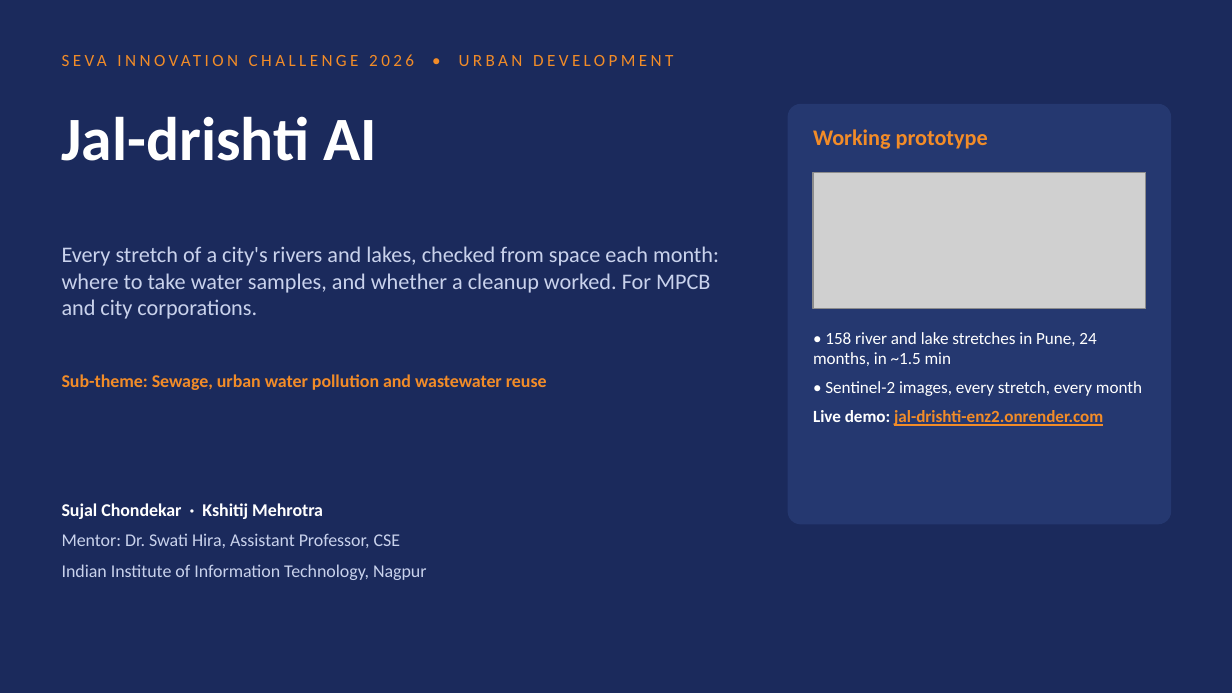
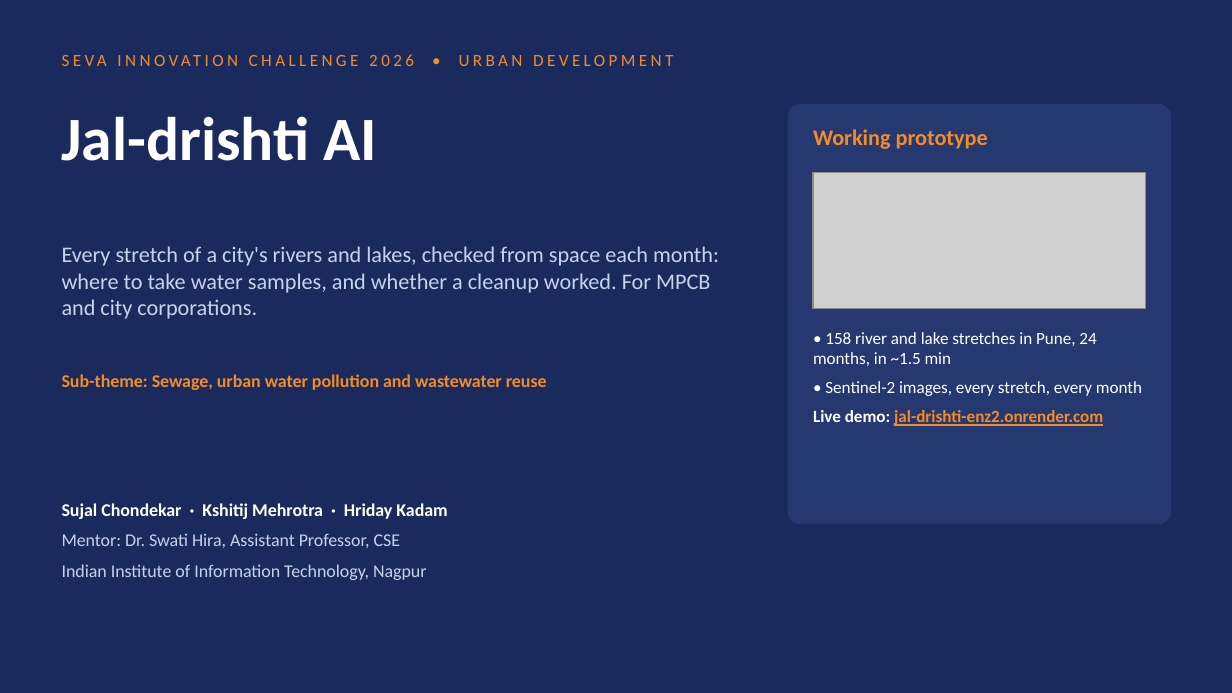
Before and after one commit to sujalappa/jal-drishti, a slide deck: slide 1 of presentation/Jal-drishti_AI_Seva_2026.pptx. Drawn at 1232x693 pixels with LibreOffice and Linux fonts; fonts in the diff are those of the drawing; grey boxes stand for pictures. Boxes give left, top, right and bottom in pixels: in the first picture for what was removed or moved away, otherwise in the second. Text is boxed around its words. In the diff, an @@ line names an element or a change of style, - is before the commit and + after.

```diff
--- a/presentation/Jal-drishti_AI_Seva_2026.pptx
+++ b/presentation/Jal-drishti_AI_Seva_2026.pptx
@@ text at [62, 503, 447, 519]: text changed @@
-Sujal Chondekar · Kshitij Mehrotra
+Sujal Chondekar · Kshitij Mehrotra · Hriday Kadam
```
Also in this commit, not shown: 1 other slide changed, 2 other files.
